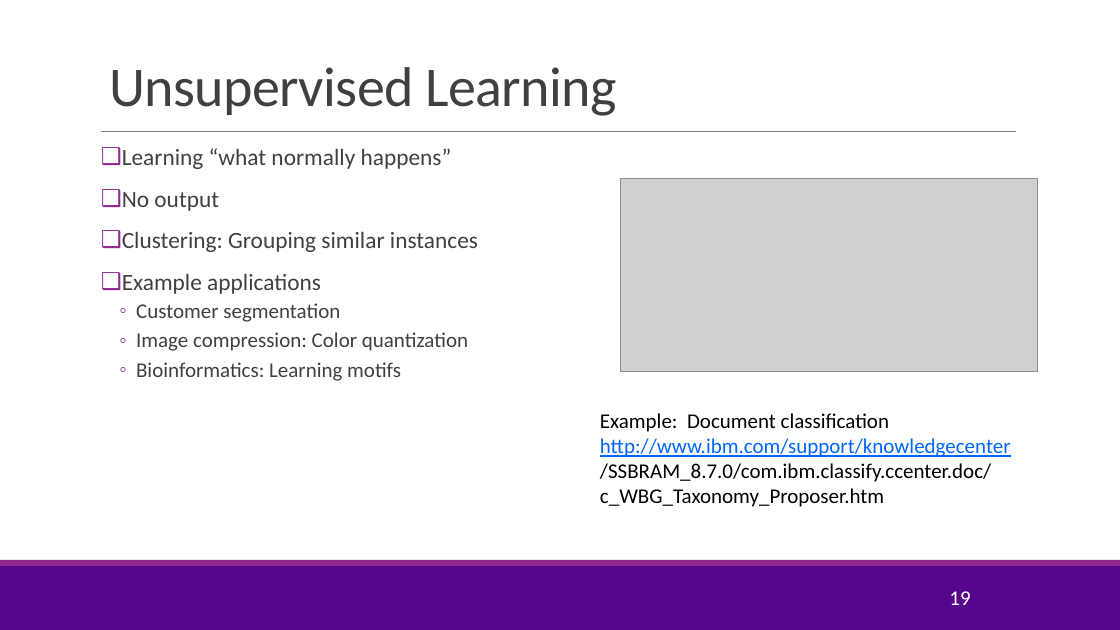
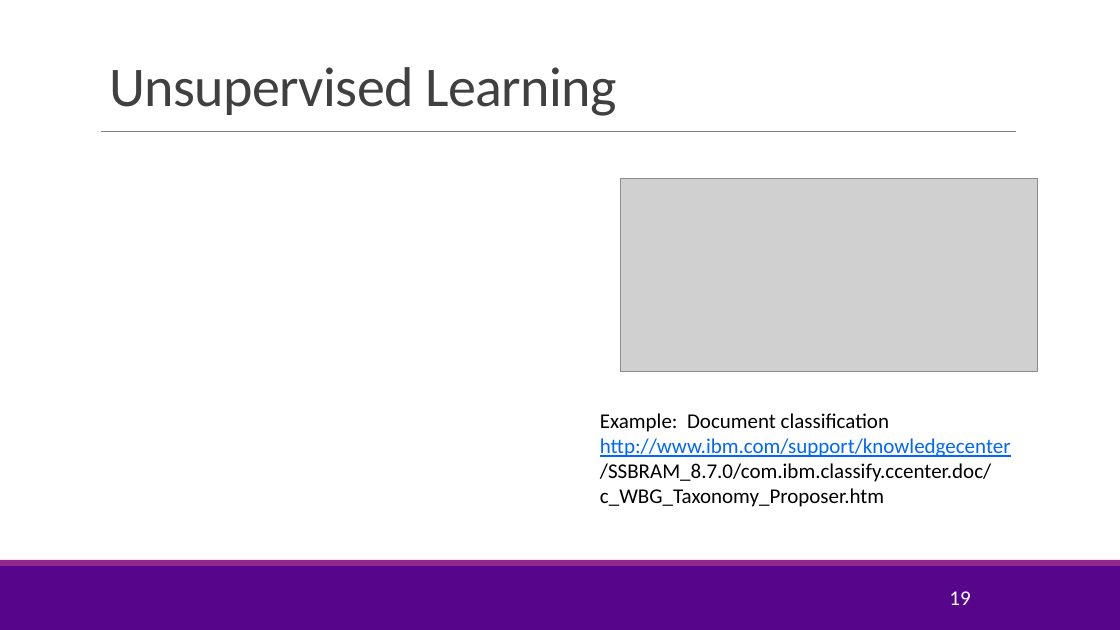
Before and after one commit to sdrangan/introml, a slide deck: slide 19 of lectures/Lect01_IntroML.pptx. Drawn at 1120x630 pixels with LibreOffice and Linux fonts; fonts in the diff are those of the drawing; grey boxes stand for pictures; background and template pictures are left out. Boxes give left, top, right and bottom in pixels: in the first picture for what was removed or moved away, otherwise in the second. Text is boxed around its words. In the diff, an @@ line names an element or a change of style, - is before the commit and + after.

```diff
--- a/lectures/Lect01_IntroML.pptx
+++ b/lectures/Lect01_IntroML.pptx
@@ text removed at bbox=[122, 148, 478, 381] @@
-❑ Learning “what normally happens”
-❑ No output
-❑ Clustering: Grouping similar instances
-❑ Example applications
-  ◦ Customer segmentation
-  ◦ Image compression: Color quantization
-  ◦ Bioinformatics: Learning motifs
```
Also in this commit, not shown: 1 other slide changed, 6 slides added, 3 slides removed, 12 other files.
